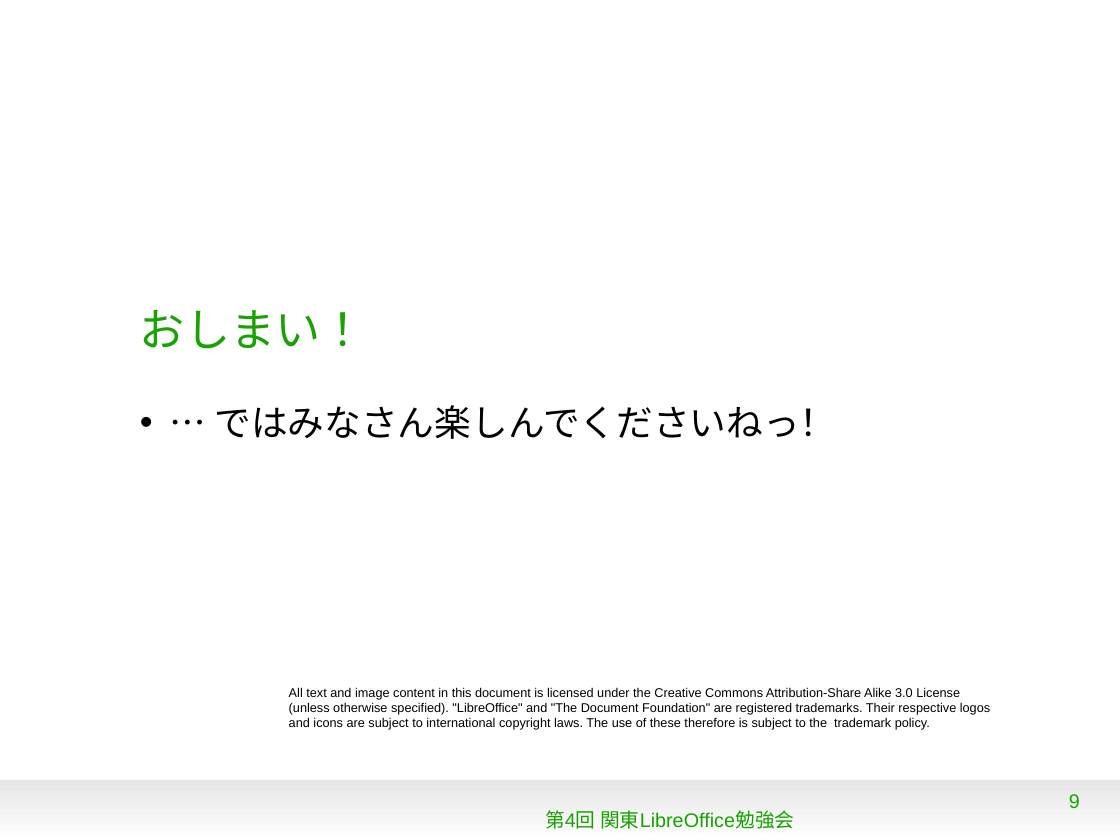
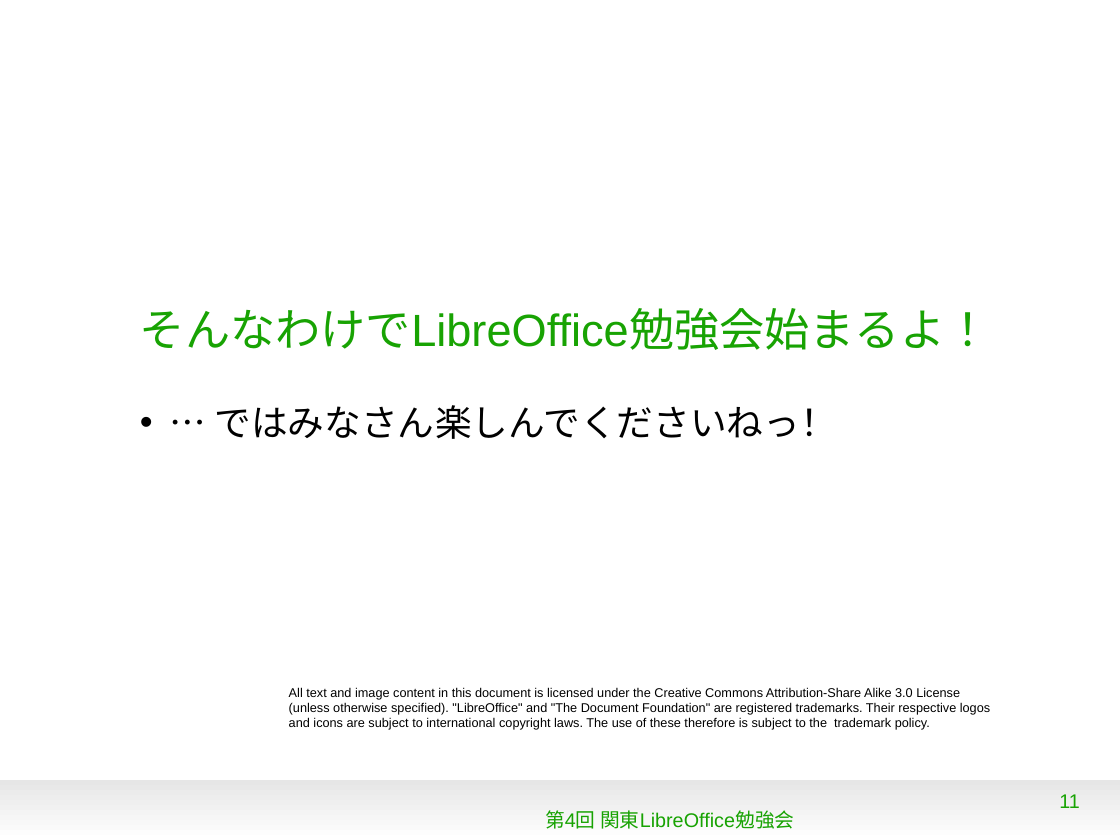
Before and after one commit to naruoga/KantoLibreOffice, a slide deck: slide 11 of Apr2013/OpeningTalk.odp (slide 9 before the commit). Drawn at 1120x840 pixels with LibreOffice and Linux fonts; fonts in the diff are those of the drawing; background and template pictures are left out. Boxes give left, top, right and bottom in pixels: in the first picture for what was removed or moved away, otherwise in the second. Text is boxed around its words. In the diff, an @@ line names an element or a change of style, - is before the commit and + after.

```diff
--- a/Apr2013/OpeningTalk.odp
+++ b/Apr2013/OpeningTalk.odp
@@ title at [140, 308, 990, 350]: text changed @@
-おしまい！
+そんなわけでLibreOffice勉強会始まるよ！
@@ page number at [1059, 794, 1080, 808]: text changed @@
-9
+11
```
Also in this commit, not shown: 3 other slides changed, 2 slides added, 1 other file.
